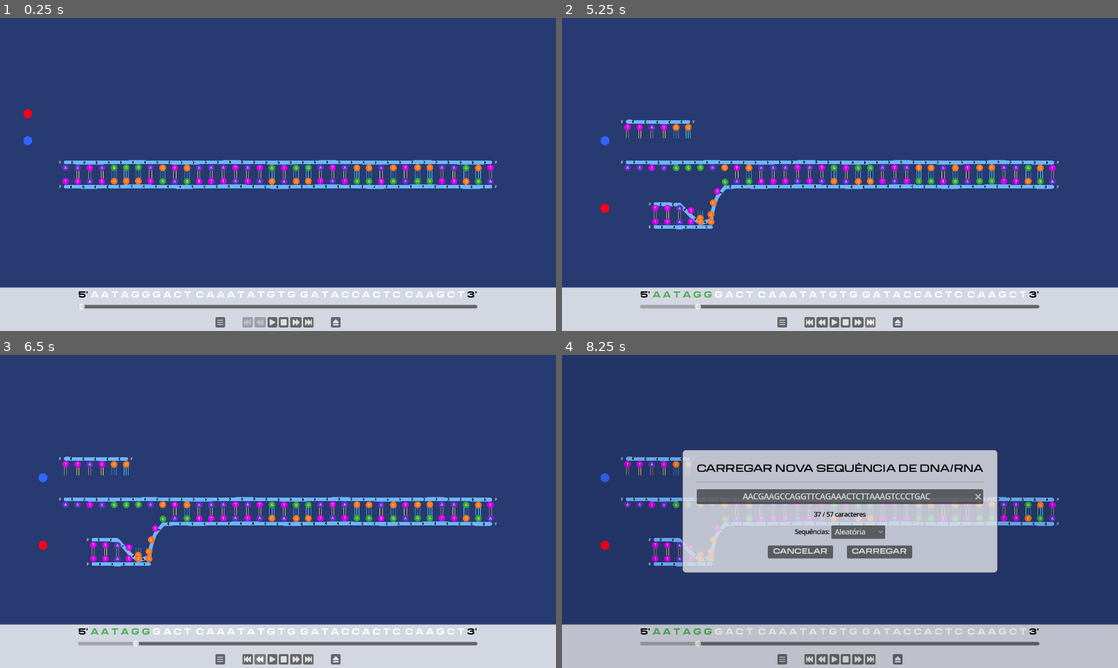
Above: before the commit, frames 1-4 (two rows, left to right).
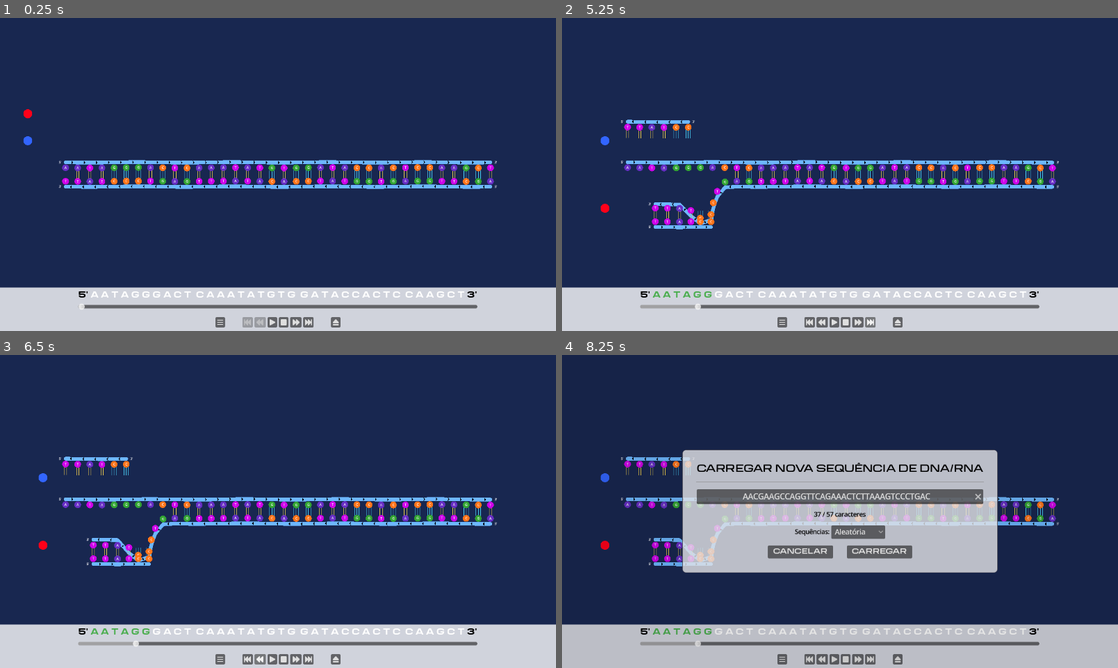
Above: after the commit, the same moments.

Repository: ideatomik/mol-sim
Game: Godot game, scene res://scenes/simulation.tscn
Same seed, same stepped clock (60 frames per second), same inputs: the game is played once before the commit and once after it.
Inputs:
- Up to frame 1 (0.25 s): no input
- Up to frame 2 (5.25 s): click "" at 0.5 s; click "▶" at 1.25 s; click "⏸" at 2 s; click "⏹" at 2.75 s; click "" at 3.5 s; click "⏮" at 4.25 s; click "⏭" at 5 s
- Up to frame 3 (6.5 s): click "" at 5.75 s
- Up to frame 4 (8.25 s): click "" at 6.5 s; click "Aleatória" at 7.25 s; click "CARREGAR" at 8 s

The runs differ from the first frame. In frame 1, 82% of the frame differs, in the area x 0-100%, y 0-86%; in frame 2, 82%; in frame 3, 82%; in frame 4, 62%.

Commit message:
reverted to v67

Diff:
--- a/scenes/simulation.tscn
+++ b/scenes/simulation.tscn
@@ -69,6 +69,7 @@
 [node name="ThemeManager" type="Node" parent="." unique_id=264924326]
 unique_name_in_owner = true
 script = ExtResource("3_ik8a0")
+background_color = Color(0.09798656, 0.15335932, 0.3171949, 1)
 base_color_a = Color(0.40392157, 0.18039216, 0.77254903, 1)
 base_color_t = Color(0.8117647, 0.003921569, 0.91764706, 1)
 base_color_c = Color(1, 0.45882353, 0.101960786, 1)
